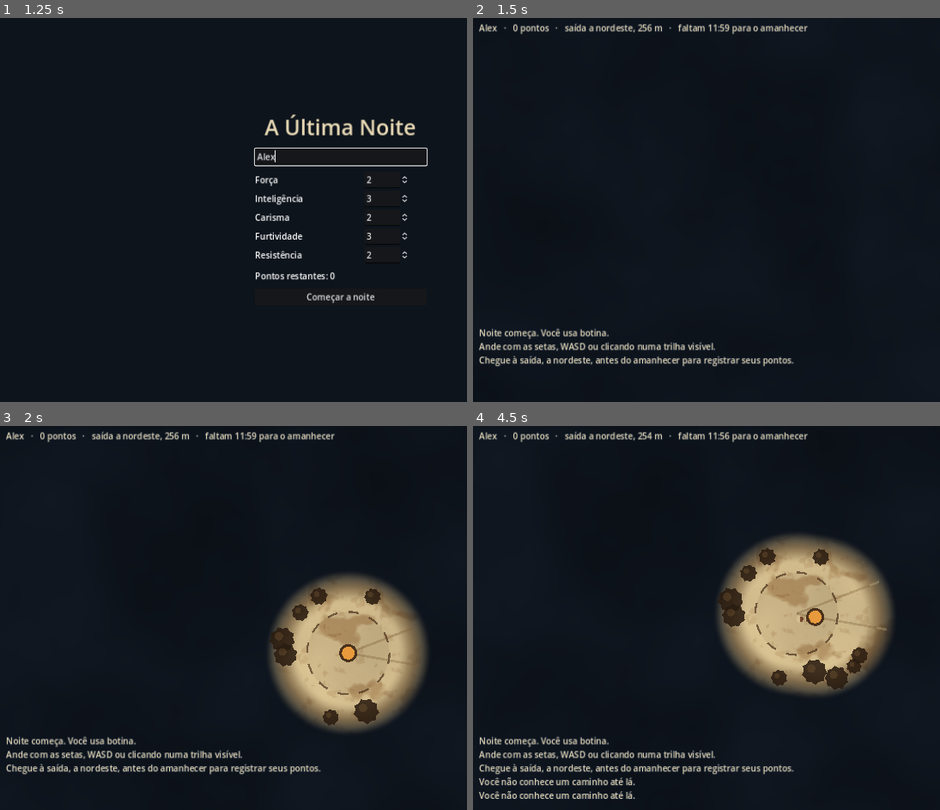
Above: before the commit, frames 1-4 (two rows, left to right).
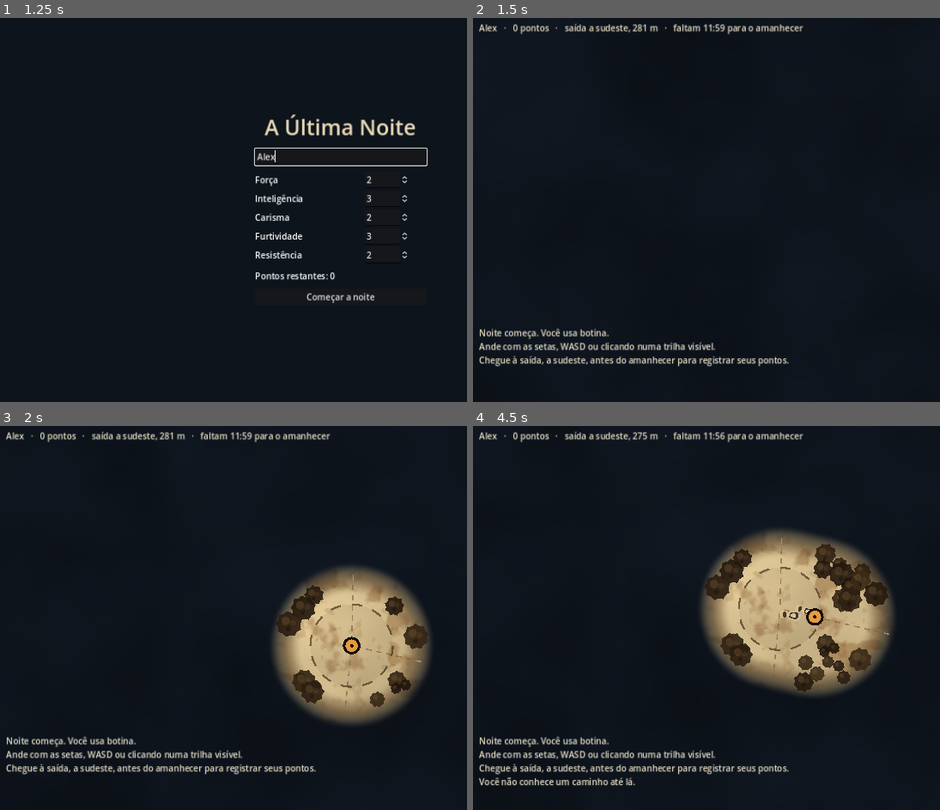
Above: after the commit, the same moments.

Repository: LuviqueVianna/UltimaNoite
Game: Godot game, scene res://cenas/main.tscn
Same seed, same stepped clock (60 frames per second), same inputs: the game is played once before the commit and once after it.
Inputs (mouse positions are in pixels of both pictures, inside the frame that each line leads up to):
- Up to frame 1 (1.25 s): click (340, 156) at 0.52 s; type "Alex" at 0.6 s
- Up to frame 2 (1.5 s): click "Começar a noite" at 1.25 s
- Up to frame 3 (2 s): no input
- Up to frame 4 (4.5 s): move the mouse to (outside the picture) at 2.02 s; hold Right 2.03-2.78 s; click (outside the picture) at 2.17 s; move the mouse to (678, 637) at 2.77 s; hold Down 2.78-3.53 s; move the mouse to (883, 533) at 3.52 s; hold Right 3.53-4.28 s; move the mouse to (781, 694) at 4.27 s; hold Up from 4.28 s (still down); click (781, 694) at 4.42 s

Frame 1 is identical in both runs. In frame 2, 1.2% of the frame differs, in the area x 17-72%, y 1-91%; in frame 3, 8.5%; in frame 4, 9.1%, in the area x 1-90%, y 1-98%.

Commit message:
Rodada de ajustes: ritmo, mapa maior, mata fechada e contraste
- 50 s para responder antes do silêncio
- jogador anda a 3 m/s; personagens do computador a 1,5 m/s
- mensagens da tela somem depois de 6 s
- mapa de 450 x 450 m; luz das bases vista de 180 m
- mata fechada com sub-bosque, árvores grandes e tons variados
- trilha em tracejado fino
- contraste para daltonismo: nomes claros com contorno, marcadores por
  formato, suas pegadas vazadas e as dos outros cheias

Co-Authored-By: Claude Opus 5.5 <noreply@anthropic.com>
Claude-Session: https://claude.ai/code/session_015T13S23q4rvJosTmgDCmaC

Diff:
--- a/godot/scripts/cenas/main.gd
+++ b/godot/scripts/cenas/main.gd
@@ -179,6 +179,7 @@
 	if mundo == null:
 		return
 	var j := mundo.jogador()
+	_atualizar_avisos()
 	_ler_teclado()
 	for i in (40 if acelerar else 1):
 		mundo.tick(dt)
@@ -231,11 +232,18 @@
 		_ao_aviso("Você não conhece um caminho até lá.")
 
 
+## Mensagens somem sozinhas depois de alguns segundos (Regras.AVISO_S).
 func _ao_aviso(texto: String) -> void:
-	avisos.append(texto)
+	avisos.append({"texto": texto, "ate": Time.get_ticks_msec() / 1000.0 + Regras.AVISO_S})
 	if avisos.size() > 5:
 		avisos.pop_front()
-	rotulo_avisos.text = "\n".join(avisos)
+	_atualizar_avisos()
+
+
+func _atualizar_avisos() -> void:
+	var agora := Time.get_ticks_msec() / 1000.0
+	avisos = avisos.filter(func(a): return a["ate"] > agora)
+	rotulo_avisos.text = "\n".join(avisos.map(func(a): return a["texto"]))
 
 
 func _ao_chegar_base(p: Personagem, base: String) -> void:
--- a/godot/scripts/cenas/mapa_view.gd
+++ b/godot/scripts/cenas/mapa_view.gd
@@ -16,7 +16,10 @@
 const COR_MINHA := Color("#5c2a14")
 const COR_AMBAR := Color("#e89a3c")
 const COR_MEMORIA := Color("#cdb88c")   # trilha lembrada, vista sobre a névoa
-const LARGURA_TRILHA := 0.45  # m (discreta, para não competir com as pegadas)
+# Textos e marcadores: contraste por claro/escuro e por formato, não por matiz (pensado para daltonismo).
+const COR_TEXTO := Color("#fff4dc")
+const COR_CONTORNO := Color("#120c06")
+const LARGURA_TRILHA := 0.25  # m (tracejado fino, como caminho de mapa antigo)
 const GLIFO := 6.0            # pegadas desenhadas maiores que o real, para leitura
 
 var mundo: Mundo
@@ -130,26 +133,40 @@
 	rng.seed = m.semente * 7 + 3
 	var segs := m.arestas.map(func(e): return [m.pos(e["a"]), m.pos(e["b"])])
 	var clareiras := m.nos.filter(func(n): return n["tipo"] == "clareira").map(func(n): return n["pos"])
-	var passo := 4.2
+	var densidade := FastNoiseLite.new()
+	densidade.seed = m.semente * 13 + 5
+	densidade.frequency = 0.03
+	var passo := 3.1
 	var y := -MARGEM * 0.5
 	while y < m.tamanho.y + MARGEM * 0.5:
 		var x := -MARGEM * 0.5
 		while x < m.tamanho.x + MARGEM * 0.5:
 			var p := Vector2(x, y) + Vector2(rng.randf_range(-1.6, 1.6), rng.randf_range(-1.6, 1.6))
 			x += passo
-			var raio := rng.randf_range(1.5, 2.6)
+			# Densidade variável: grupos fechados, vãos e uma ou outra árvore bem maior.
+			var d := (densidade.get_noise_2dv(p) + 1.0) * 0.5
+			# Mata fechada: quase todo ponto vira árvore; onde a densidade é menor, nasce sub-bosque.
+			var sub_bosque := rng.randf() > smoothstep(0.15, 0.5, d) * 0.6 + 0.4
+			var raio := rng.randf_range(1.4, 2.4) * (0.85 + 0.45 * d)
+			if sub_bosque:
+				raio = rng.randf_range(0.8, 1.3)
+			elif rng.randf() < 0.08:
+				raio = rng.randf_range(3.2, 4.4)
 			var ok := true
 			for c in clareiras:
 				if p.distance_to(c) < 9.0 + raio:
 					ok = false
 					break
 			if ok:
+				var mais_perto := INF
 				for sg in segs:
-					if p.distance_to(Geometry2D.get_closest_point_to_segment(p, sg[0], sg[1])) < 2.2 + raio:
-						ok = false
+					mais_perto = minf(mais_perto, p.distance_to(Geometry2D.get_closest_point_to_segment(p, sg[0], sg[1])))
+					if mais_perto < 2.2 + raio:
 						break
+				# Longe das trilhas a névoa nunca se abre: não precisa plantar.
+				ok = mais_perto >= 1.8 + raio and mais_perto <= 30.0
 			if ok:
-				arvores.append({"pos": p, "raio": raio, "tipo": "copa",
+				arvores.append({"pos": p, "raio": raio, "tipo": "copa", "tom": rng.randf_range(-1.0, 1.0),
 					"giro": rng.randf() * TAU, "visivel": false})
 		y += passo * 0.87
 
@@ -188,15 +205,16 @@
 			var i: int = e["amostra_ini"] + k
 			var alfa := 0.0
 			if j.amostra_percorrida[i] == 1:
-				alfa = 0.32
+				alfa = 0.6
 			else:
 				var idade := agora - j.amostra_vista[i]
 				if idade <= lembra:
-					alfa = 0.32 * (1.0 - idade / lembra)
+					alfa = 0.6 * (1.0 - idade / lembra)
 			if alfa <= 0.01:
 				continue
+			# Tracejado: em cada trecho de 2 m, desenha só pouco mais da metade.
 			var a := pa.lerp(pb, float(k) / n)
-			var b := pa.lerp(pb, float(k + 1) / n)
+			var b := pa.lerp(pb, (k + 0.55) / n)
 			var cor := COR_TINTA_CLARA if revelado(m.amostras[i]) > 0.5 else COR_MEMORIA
 			draw_line(a * ESCALA, b * ESCALA, Color(cor, alfa), LARGURA_TRILHA * ESCALA)
 
@@ -237,10 +255,18 @@
 			continue
 		if agora - j.vistos.get(o.id, -1.0e9) > Regras.PERCEPCAO_INTERVALO * 1.5:
 			continue
-		draw_circle(o.pos * ESCALA, 1.3 * ESCALA, COR_TINTA)
-		draw_string(fonte, o.pos * ESCALA + Vector2(9, -9), o.nome, HORIZONTAL_ALIGNMENT_LEFT, -1, 14, COR_TINTA)
-	draw_circle(j.pos * ESCALA, 1.5 * ESCALA, COR_AMBAR)
-	draw_arc(j.pos * ESCALA, 1.5 * ESCALA, 0, TAU, 24, COR_TINTA, 2)
+		# Outros personagens: losango escuro com borda clara
+		var c: Vector2 = o.pos * ESCALA
+		var t := 1.6 * ESCALA
+		var losango := PackedVector2Array([c + Vector2(0, -t), c + Vector2(t, 0), c + Vector2(0, t), c + Vector2(-t, 0)])
+		draw_colored_polygon(losango, COR_CONTORNO)
+		losango.append(losango[0])
+		draw_polyline(losango, COR_TEXTO, 2.0)
+		_texto(c + Vector2(t + 6, -t), o.nome, 15)
+	# Você: círculo claro com anel escuro grosso e ponto escuro no centro
+	draw_circle(j.pos * ESCALA, 1.7 * ESCALA, COR_CONTORNO)
+	draw_circle(j.pos * ESCALA, 1.2 * ESCALA, COR_AMBAR)
+	draw_circle(j.pos * ESCALA, 0.35 * ESCALA, COR_CONTORNO)
 	if not j.rota.is_empty():
 		var alvo := m.pos(j.rota[-1]) * ESCALA
 		draw_arc(alvo, 10, 0, TAU, 24, Color(COR_MINHA, 0.8), 2)
@@ -251,7 +277,9 @@
 	var c: Vector2 = a["pos"] * ESCALA
 	var r: float = a["raio"] * ESCALA
 	var giro: float = a["giro"]
-	var escura := Color("#2a1c10", 0.88)
+	var tom: float = a.get("tom", 0.0)
+	var escura := Color("#2a1c10").lerp(Color("#4a3a1e") if tom > 0.0 else Color("#140d06"), absf(tom) * 0.6)
+	escura.a = 0.9
 	# Copa: folhagem escura com borda recortada e um reflexo mais claro
 	var pts := PackedVector2Array()
 	for k in 18:
@@ -260,6 +288,16 @@
 		pts.append(c + Vector2(cos(ang), sin(ang)) * r * bico)
 	alvo.draw_colored_polygon(pts, escura)
 	alvo.draw_circle(c + Vector2(-r * 0.25, -r * 0.25), r * 0.32, Color(COR_TINTA_CLARA, 0.35))
+	if r > 1.8 * ESCALA:
+		# Copas grandes ganham folhagem interna, para a mata parecer viva
+		alvo.draw_circle(c + Vector2(r * 0.3, -r * 0.1), r * 0.22, Color(COR_TINTA_CLARA, 0.22))
+		alvo.draw_circle(c + Vector2(-r * 0.05, r * 0.35), r * 0.18, Color("#0d0804", 0.35))
+
+
+## Texto claro com contorno escuro grosso: legível sobre o papel, as árvores e a névoa.
+func _texto(pos: Vector2, texto: String, tamanho: int) -> void:
+	draw_string_outline(fonte, pos, texto, HORIZONTAL_ALIGNMENT_LEFT, -1, tamanho, 7, COR_CONTORNO)
+	draw_string(fonte, pos, texto, HORIZONTAL_ALIGNMENT_LEFT, -1, tamanho, COR_TEXTO)
 
 
 func _arco_tracejado(c: Vector2, r: float, cor: Color) -> void:
@@ -286,7 +324,7 @@
 	for k in 5:
 		var a := TAU * k / 5.0
 		draw_circle(c + Vector2(-9, -6) * ESCALA + Vector2(cos(a), sin(a)) * 1.1 * ESCALA, 1.1 * ESCALA, Color(COR_TINTA, 0.35))
-	draw_string(fonte, c + Vector2(-tam.x / 2, -tam.y / 2 - 3.5 * ESCALA), Regras.BASES[base], HORIZONTAL_ALIGNMENT_LEFT, -1, 15, COR_TINTA)
+	_texto(c + Vector2(-tam.x / 2, -tam.y / 2 - 3.5 * ESCALA), Regras.BASES[base], 16)
 
 
 ## Porteira de duas estacas com travessa: o ponto oposto do mapa, onde se registra a chegada.
@@ -299,7 +337,7 @@
 	draw_line(c + Vector2(3, -2) * ESCALA, c + Vector2(3, 2.5) * ESCALA, cor, 3)
 	draw_line(c + Vector2(-3, -1) * ESCALA, c + Vector2(3, -1) * ESCALA, cor, 2)
 	draw_line(c + Vector2(-3, 1) * ESCALA, c + Vector2(3, 1) * ESCALA, cor, 2)
-	draw_string(fonte, c + Vector2(-14, -4 * ESCALA), "Saída", HORIZONTAL_ALIGNMENT_LEFT, -1, 15, cor)
+	_texto(c + Vector2(-16, -4 * ESCALA), "Saída", 16)
 
 
 ## Pegada em forma de sola e salto (ou pé descalço). Coordenadas em metros, frente para cima.
@@ -319,7 +357,11 @@
 	draw_set_transform(g["pos"] * ESCALA, angulo, Vector2.ONE * ESCALA * GLIFO * 1.32)
 	_forma(g["calcado"], Color(COR_PAPEL, 0.85 * alfa), Color(COR_PAPEL, 0.0))
 	draw_set_transform(g["pos"] * ESCALA, angulo, Vector2.ONE * ESCALA * GLIFO)
-	_forma(g["calcado"], Color(COR_MINHA if minha else COR_PEGADA, alfa), Color(COR_PAPEL, alfa))
+	_forma(g["calcado"], Color(COR_PEGADA, alfa), Color(COR_PAPEL, alfa))
+	if minha:
+		# As suas ficam vazadas: miolo claro dentro do contorno escuro.
+		draw_set_transform(g["pos"] * ESCALA, angulo, Vector2.ONE * ESCALA * GLIFO * 0.58)
+		_forma(g["calcado"], Color(COR_PAPEL, 1.0), Color(COR_PAPEL, 0.0))
 	draw_set_transform(Vector2.ZERO, 0.0, Vector2.ONE)
 
 
--- a/godot/scripts/mapa/gerador_mapa.gd
+++ b/godot/scripts/mapa/gerador_mapa.gd
@@ -3,10 +3,10 @@
 ## Sorteia o mapa da partida: clareiras ligadas por trilhas, com voltas, bifurcações e becos.
 ## Regras: docs/MVP_v0.4.md, seção 2.
 
-const AREA := Vector2(300, 300)
+const AREA := Vector2(450, 450)            # aumentado a pedido do usuário em 20/10/2026 (era 300)
 const MARGEM := 20.0
-const DIST_MIN_CLAREIRAS := 55.0
-const LIGACAO_MAX := 130.0
+const DIST_MIN_CLAREIRAS := 82.0
+const LIGACAO_MAX := 195.0
 const CHANCE_VOLTA := 0.45
 const TRECHO_MAX := 40.0
 const DESVIO := 4.0
--- a/godot/scripts/mundo/personagem.gd
+++ b/godot/scripts/mundo/personagem.gd
@@ -76,7 +76,7 @@
 
 
 func velocidade() -> float:
-	return Regras.VEL_TRILHA
+	return Regras.VEL_TRILHA if eh_jogador else Regras.VEL_COMPUTADOR
 
 
 func tem_marca(marca: String) -> bool:
--- a/godot/scripts/regras.gd
+++ b/godot/scripts/regras.gd
@@ -3,15 +3,17 @@
 ## Números do MVP v0.4 (docs/MVP_v0.4.md). Unidade de distância: metros.
 
 const NOITE_S := 720.0               # duração da noite no MVP (provisório)
-const VEL_TRILHA := 1.5              # m/s
+const VEL_TRILHA := 3.0              # m/s do jogador (dobrada a pedido do usuário em 20/10/2026)
+const VEL_COMPUTADOR := 1.5          # m/s dos personagens do computador (mais lentos, a pedido do usuário)
 const ESPACO_PEGADA := 2.6           # m entre pegadas desenhadas (o desenho é maior que o real)
 const AMOSTRA_M := 2.0               # resolução da memória do mapa
 const RAIO_PERCORRIDO := 2.0         # amostras a essa distância viram "percorridas"
-const LUZ_BASE_M := 130.0            # de quão longe se vê a luz de uma base
+const LUZ_BASE_M := 180.0            # de quão longe se vê a luz de uma base
 const PERCEPCAO_INTERVALO := 0.2     # s entre atualizações de visão
 const HESITACAO := Vector2(2.0, 5.0) # pausa dos personagens do computador em bifurcações
 const VISITA_BASE_S := 25.0          # tempo de visita do computador (provisório, até a etapa 2)
 const CLIQUE_RAIO := 15.0            # m de tolerância ao tocar no mapa
+const AVISO_S := 6.0                 # s que cada mensagem fica na tela
 
 const ATRIBUTOS := ["forca", "inteligencia", "carisma", "furtividade", "resistencia"]
 const PONTOS_TOTAIS := 12
@@ -51,7 +53,7 @@
 
 # ---- Visita às bases (etapa 2) ----
 const PERGUNTAS_POR_VISITA := Vector2i(4, 6)
-const SILENCIO_S := 10.0                 # tempo para responder antes de contar como silêncio
+const SILENCIO_S := 50.0                 # tempo para responder antes de contar como silêncio (ajustado em 20/10/2026)
 const AFINIDADE_LIMITE := 10
 const AFINIDADE_ALTA := 8               # calibrado com o banco v3.1 (ver godot/README.md)
 const AFINIDADE_BAIXA := 1
--- a/godot/testes/captura.gd
+++ b/godot/testes/captura.gd
@@ -32,6 +32,8 @@
 		main.dialogo._responder("1")
 	if args.size() > 2 and args[2] == "longe":
 		main.camera.zoom = Vector2(0.75, 0.75)
+	if args.size() > 2 and args[2] == "media":
+		main.camera.zoom = Vector2(1.3, 1.3)
 	if args.size() > 2 and args[2] == "perto":
 		main.camera.zoom = Vector2(3.2, 3.2)
 	for i in 10:
--- a/godot/testes/teste_cena.gd
+++ b/godot/testes/teste_cena.gd
@@ -61,5 +61,5 @@
 		main.mundo.tick(1.0 / 10.0)
 	await process_frame
 	print("Amanhecer: ", main.rotulo_base.text.replace("\n", " | "))
-	print("Cena: tempo %.1f s | jogador andou: %s | rota aceita: %s | avisos: %s" % [main.mundo.tempo, j.pos.distance_to(inicio) > 1.0, ok, main.avisos])
+	print("Cena: tempo %.1f s | jogador andou: %s | rota aceita: %s | avisos: %s" % [main.mundo.tempo, j.pos.distance_to(inicio) > 1.0, ok, main.avisos.map(func(a): return a["texto"])])
 	quit()
Not shown, changed: STATUS.md
Not shown, changed: docs/MVP_v0.4.md
Not shown, changed: docs/sistemas/visitas_v1.md
